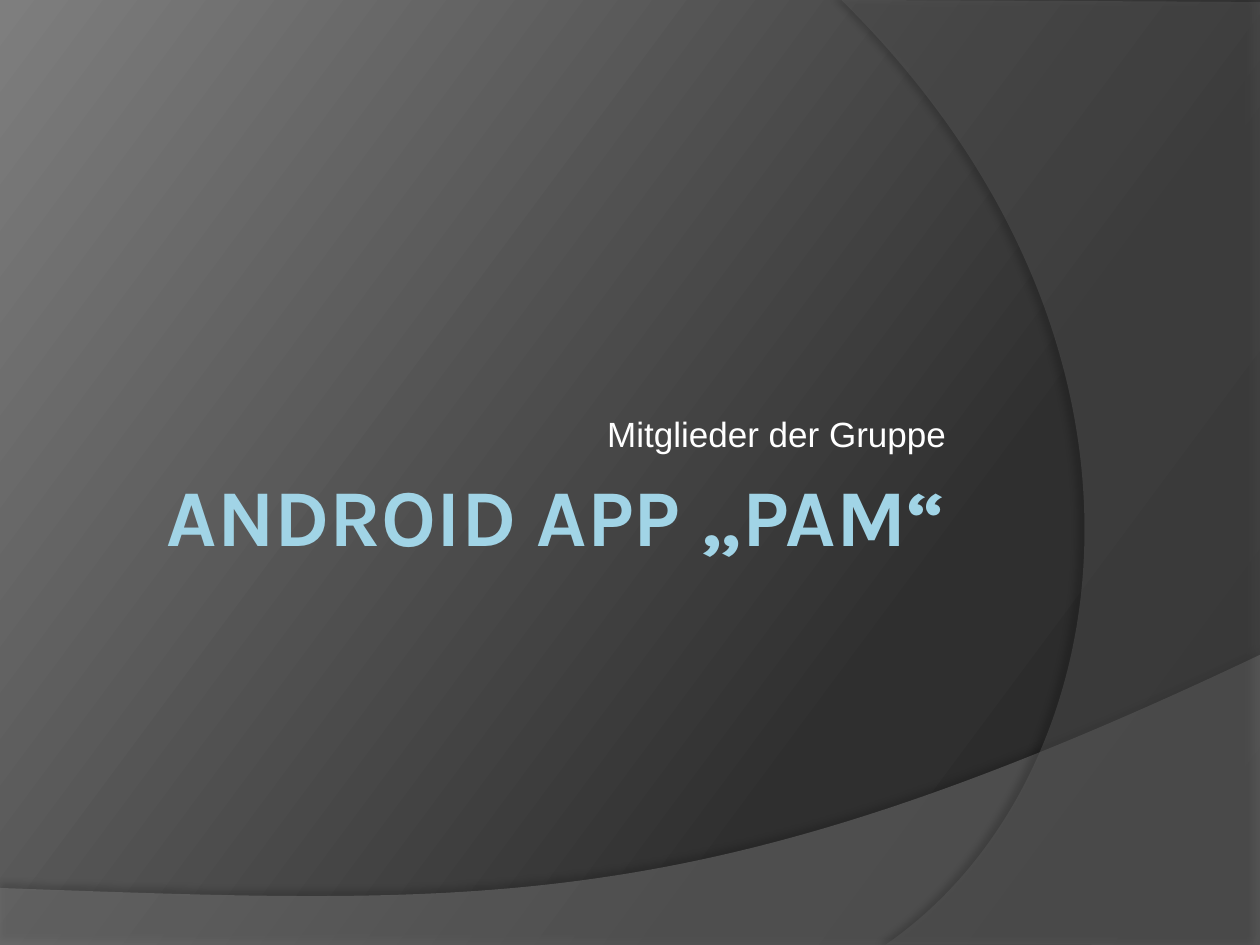
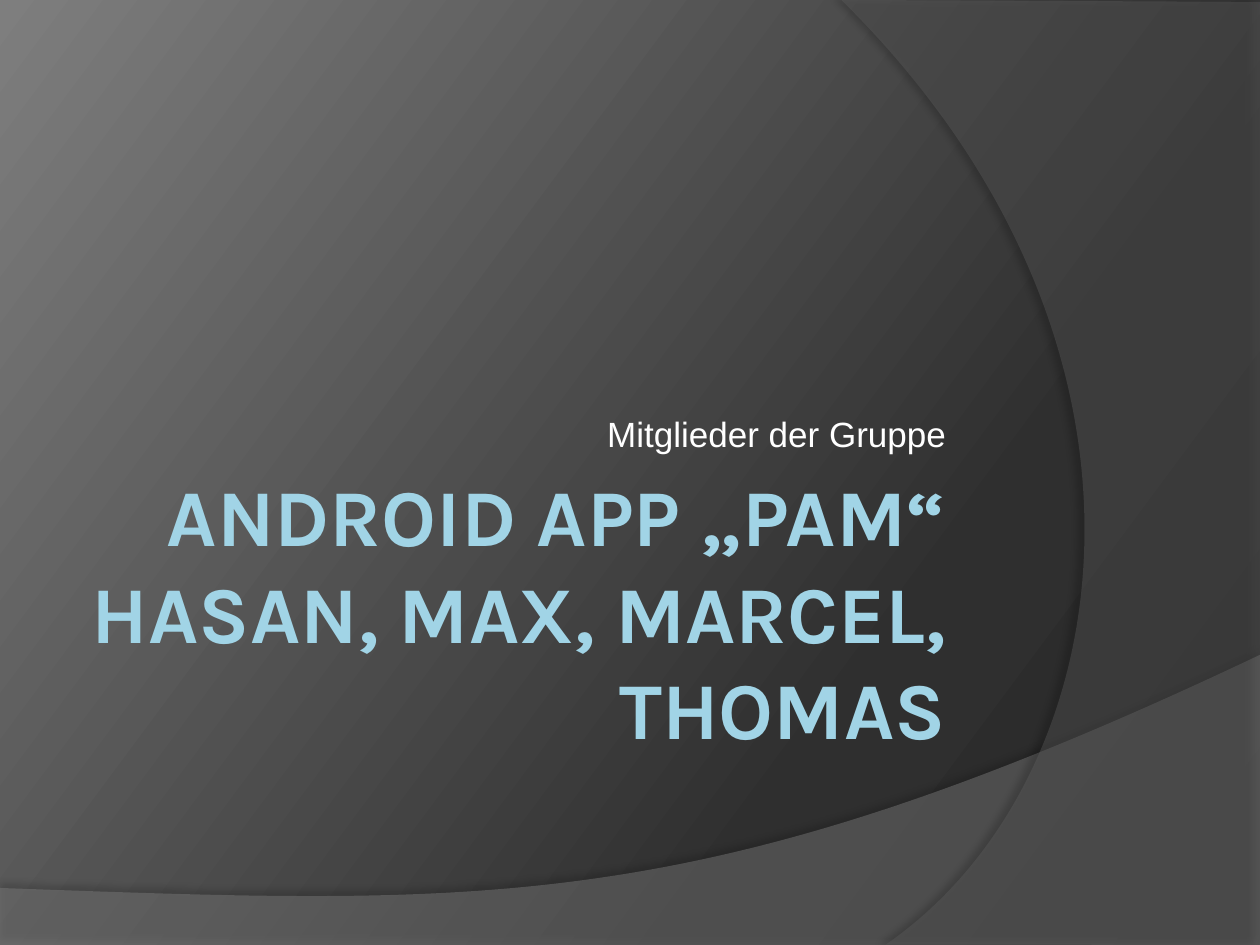
Before and after one commit to mbohlaender/pam, a slide deck: slide 1 of documentation/presentation.pptx. Drawn at 1260x945 pixels with LibreOffice and Linux fonts; fonts in the diff are those of the drawing. Boxes give left, top, right and bottom in pixels: in the first picture for what was removed or moved away, otherwise in the second. Text is boxed around its words. In the diff, an @@ line names an element or a change of style, - is before the commit and + after.

```diff
--- a/documentation/presentation.pptx
+++ b/documentation/presentation.pptx
@@ freeform shape at <box>842,0,1260,945</box>: fill #5E5E5E at 40% opacity to #5D5F60 at 40% opacity @@
@@ title at <box>92,493,946,740</box>: text changed @@
-ANDROID APP „PAM“
+ANDROID APP „PAM“
+HASAN, MAX, MARCEL, THOMAS
@@ freeform shape at <box>0,655,1260,945</box>: fill #7F7F7F at 45% opacity to #7F7F80 at 45% opacity @@
```
Also in this commit, not shown: 8 other slides changed, 7 slides added, 15 other files.
